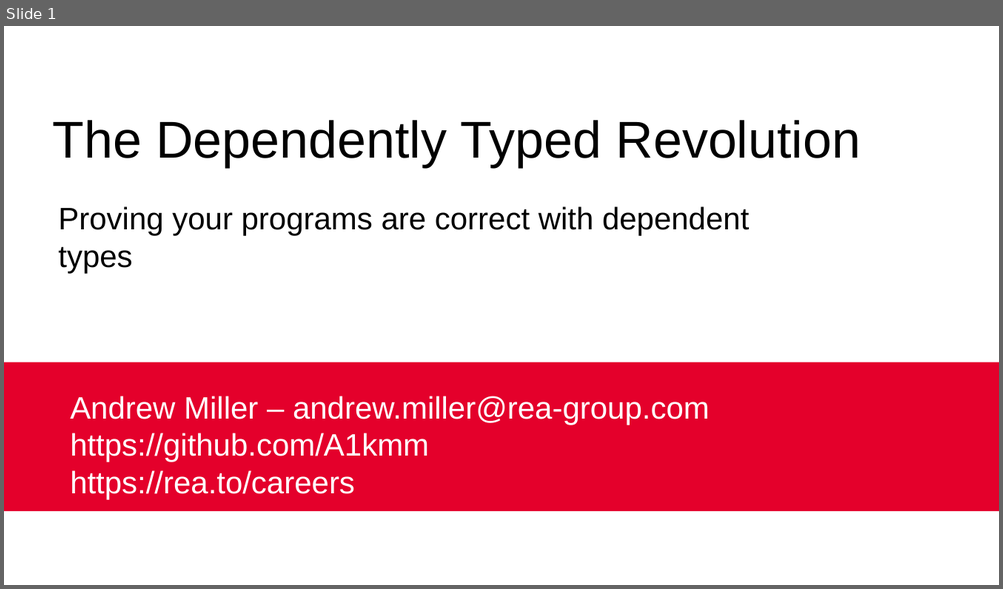
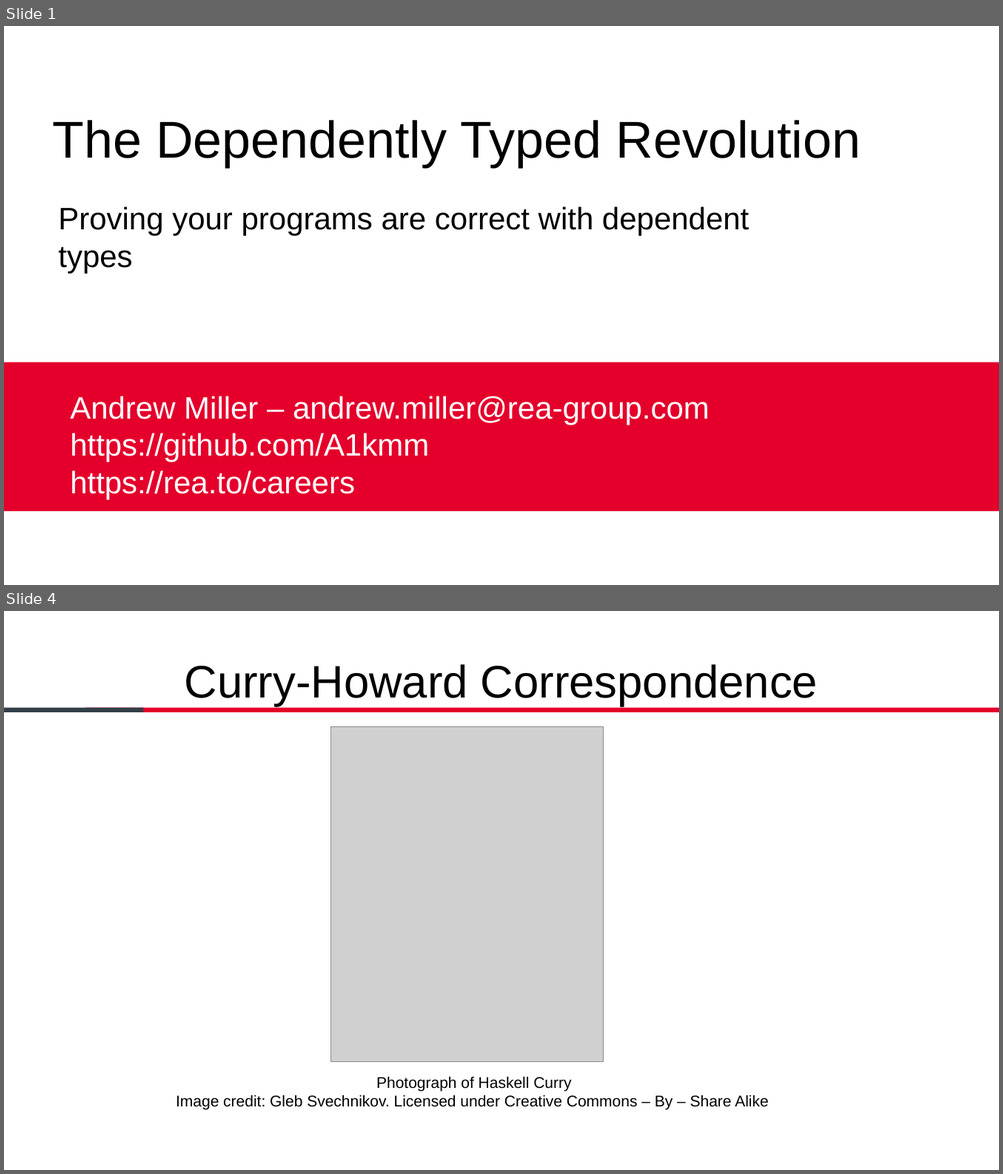
Before and after one commit to A1kmm/dependently-typed-revolution-lambdajam, a slide deck: Talk.pptx. Shown one above the other, each under a label of ours: slide 1 before the commit, slides 1 and 4 after it; the slides between them are not shown. The pictures are 1003x589 and 1003x1174 pixels, drawn with LibreOffice and Linux fonts; fonts in the diff are those of the drawing; grey boxes stand for pictures; background and template pictures are left out. Boxes give left, top, right and bottom in pixels: in the first picture for what was removed or moved away, otherwise in the second. Text is boxed around its words. In the diff, an @@ line names an element or a change of style, - is before the commit and + after.

```diff
--- a/Talk.pptx
+++ b/Talk.pptx
@@ slide 4 added at (4,611,999,1170), background #FFFFFF @@
@@ text added at (185,664,817,706), 44 pt, text #000000 @@
+Curry-Howard Correspondence
@@ rectangle added at (4,708,144,712), fill #333F48 @@
@@ rectangle added at (85,708,999,712), fill #E4002B @@
@@ picture added at (331,726,603,1062) @@
@@ text added at (176,1076,768,1110), 15 pt, text #000000 @@
+Photograph of Haskell Curry
+Image credit: Gleb Svechnikov. Licensed under Creative Commons – By – Share Alike
```
Also in this commit, not shown: 1 slide changed, 5 other slides added, 1 slide removed, 1 other file.
